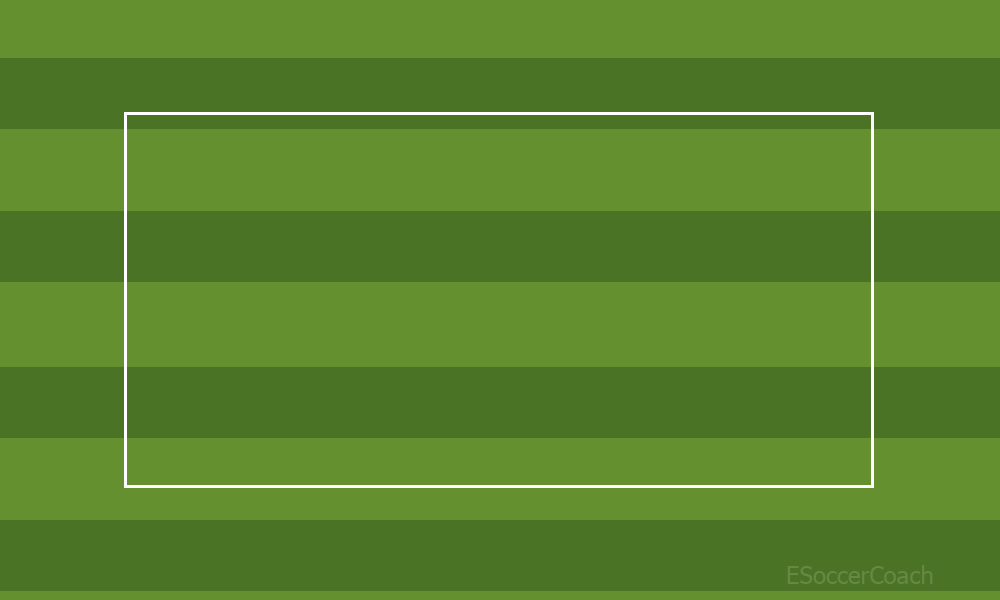
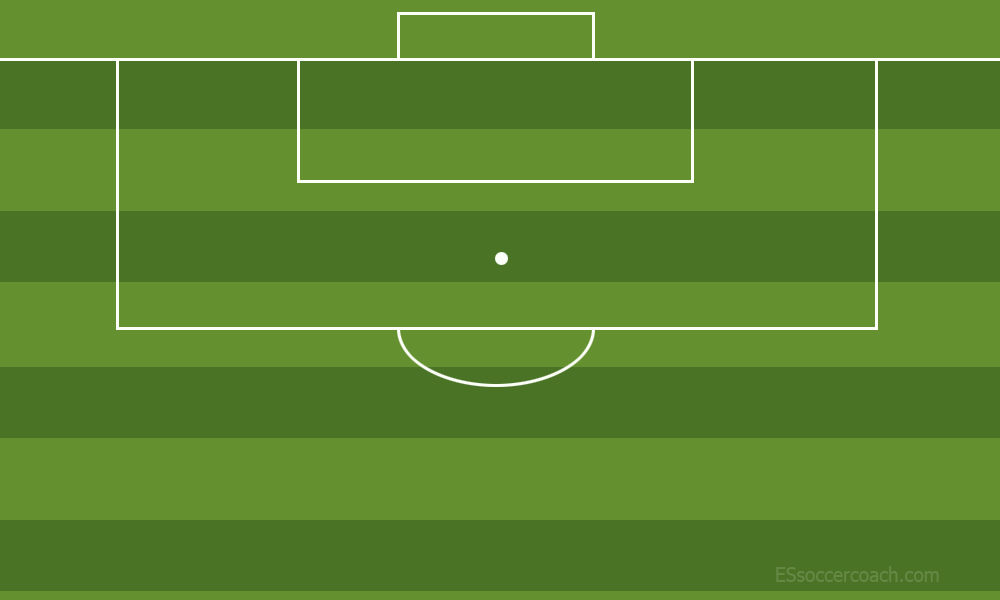
The second 1000 x 600 image is a revision of the first. Changes to its layers:
painted on "marque-eau3" over [776, 565, 939, 584]
hid group "lignes-terrain1" (12 layers) over [124, 95, 877, 488]
added group "terrain-demie-shots" with 6 layers above "lineas-horizontales" over [0, 12, 1000, 387]
added layer "Calque 37" in group "terrain-demie-shots" over [0, 58, 1000, 61]
added layer "Calque 36" in group "terrain-demie-shots" over [397, 328, 595, 387]
added layer "Calque 35" in group "terrain-demie-shots" over [495, 252, 508, 265]
added layer "Calque 34" in group "terrain-demie-shots" over [397, 12, 595, 61]
added layer "Calque 33" in group "terrain-demie-shots" over [297, 58, 694, 183]
added layer "Calque 32" in group "terrain-demie-shots" over [116, 58, 878, 330]
